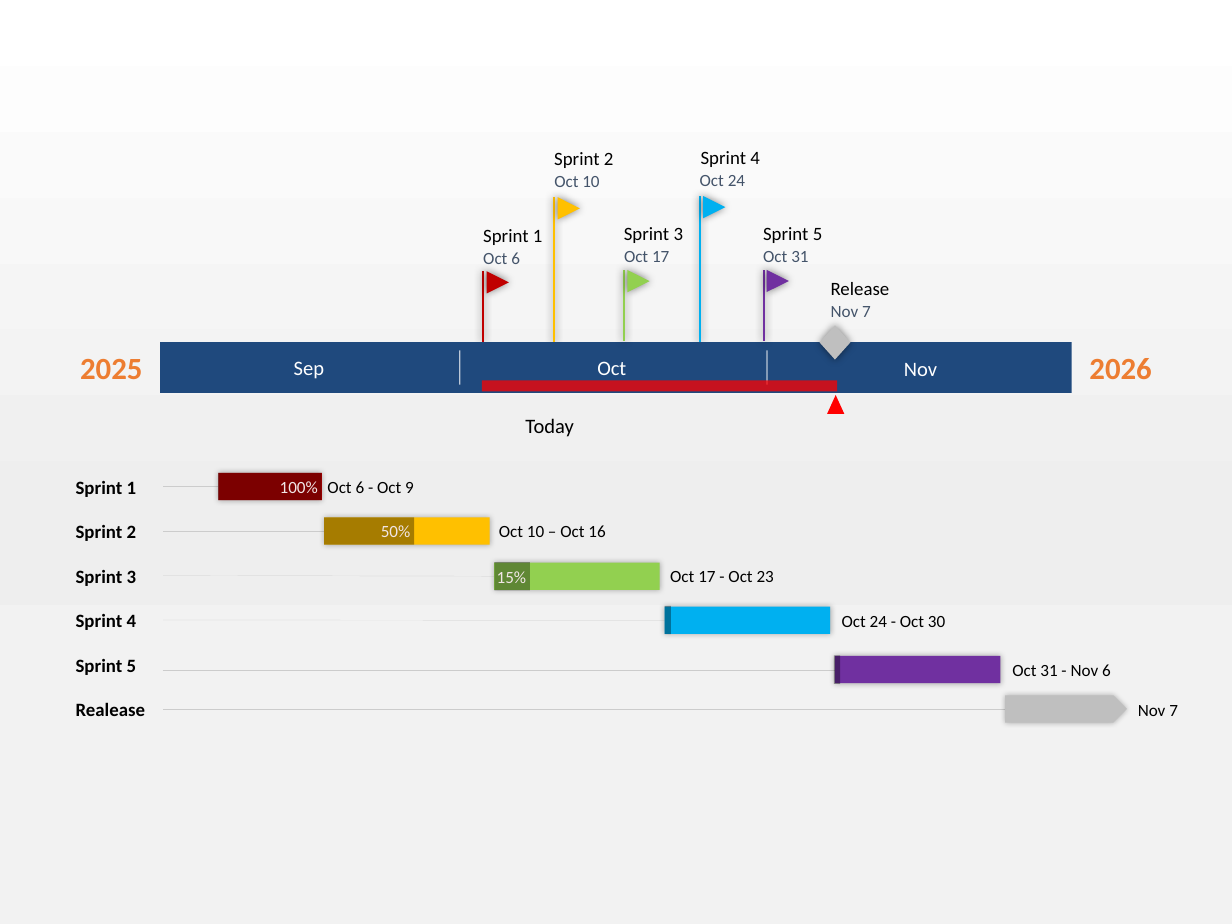
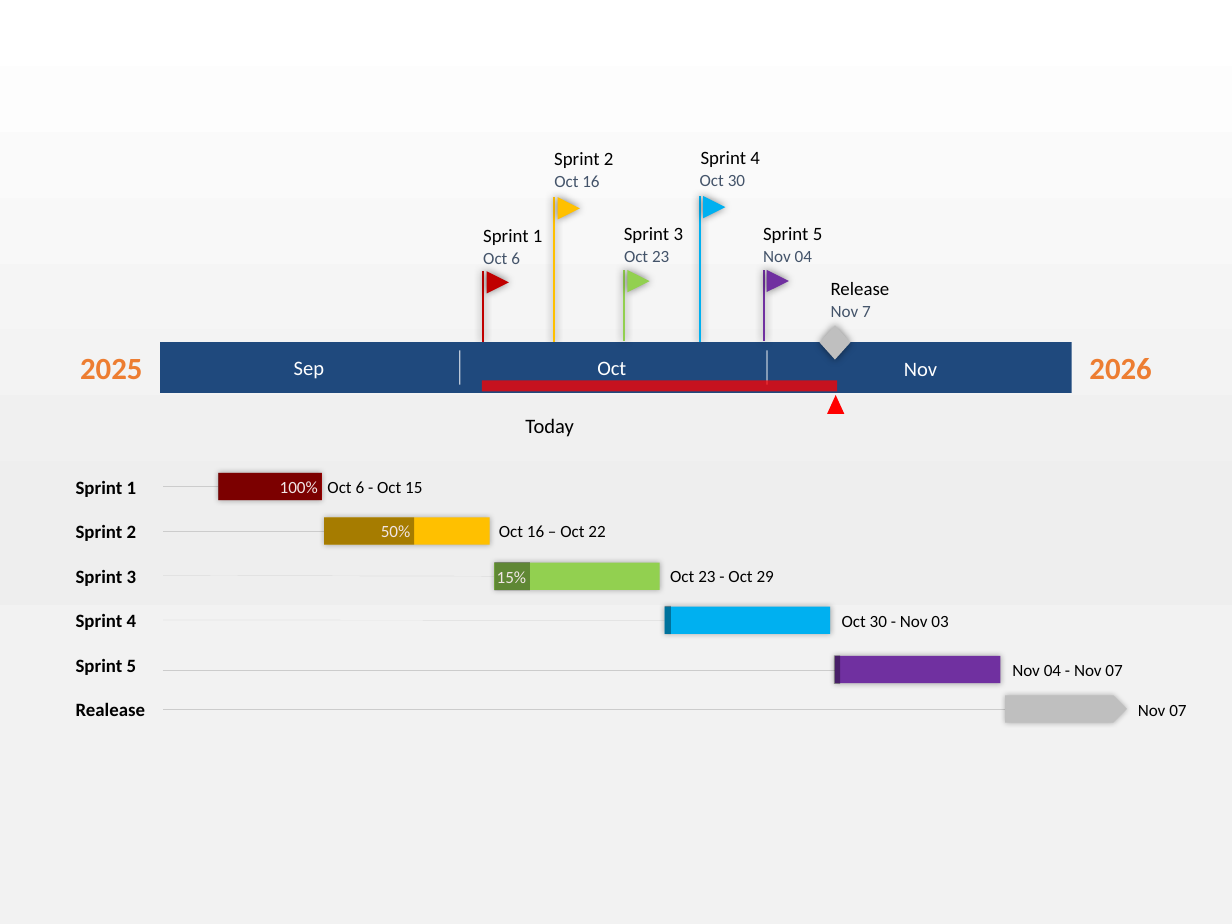
Before and after one commit to FrankMelendez/AIuda-GestionProyecto, a slide deck: slide 1 of 02. Planificacion/Cronograma de alto nivel - Hitos.pptx. Drawn at 1232x924 pixels with LibreOffice and Linux fonts; fonts in the diff are those of the drawing. Boxes give left, top, right and bottom in pixels: in the first picture for what was removed or moved away, otherwise in the second. Text is boxed around its words. In the diff, an @@ line names an element or a change of style, - is before the commit and + after.

```diff
--- a/02. Planificacion/Cronograma de alto nivel - Hitos.pptx
+++ b/02. Planificacion/Cronograma de alto nivel - Hitos.pptx
@@ text at [554, 175, 599, 187]: text changed @@
-Oct 10
+Oct 16
@@ text at [700, 175, 745, 186]: text changed @@
-Oct 24
+Oct 30
@@ text at [624, 251, 669, 262]: text changed @@
-Oct 17
+Oct 23
@@ text at [763, 251, 812, 262]: text changed @@
-Oct 31
+Nov 04
@@ text at [327, 481, 422, 493]: text changed @@
-Oct 6 - Oct 9
+Oct 6 - Oct 15
@@ text at [499, 525, 605, 537]: text changed @@
-Oct 10 – Oct 16
+Oct 16 – Oct 22
@@ text at [670, 571, 774, 582]: text changed @@
-Oct 17 - Oct 23
+Oct 23 - Oct 29
@@ text at [842, 616, 948, 627]: text changed @@
-Oct 24 - Oct 30
+Oct 30 - Nov 03
@@ text at [1012, 665, 1122, 676]: text changed @@
-Oct 31 - Nov 6
+Nov 04 - Nov 07
@@ text at [1138, 705, 1186, 716]: text changed @@
-Nov 7
+Nov 07
```
